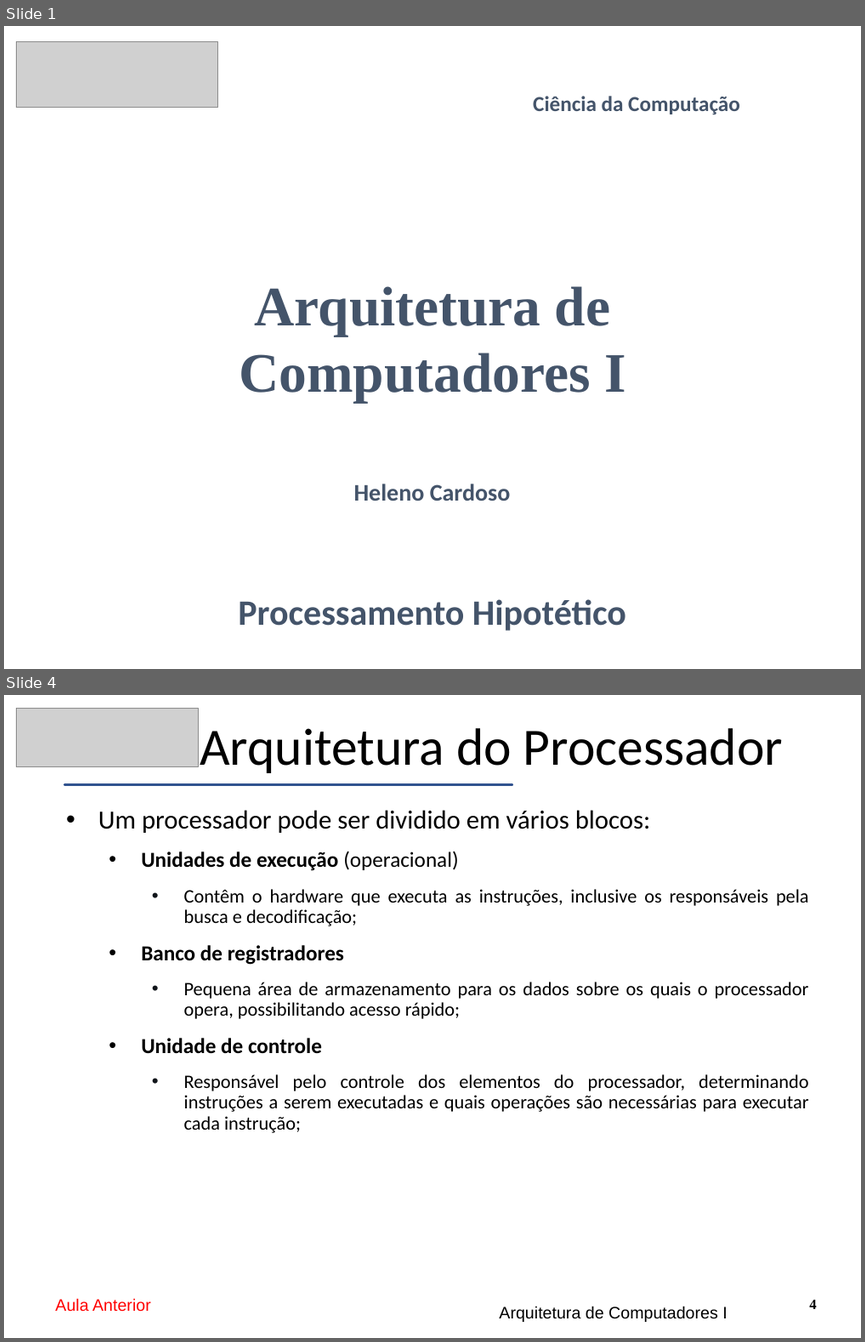
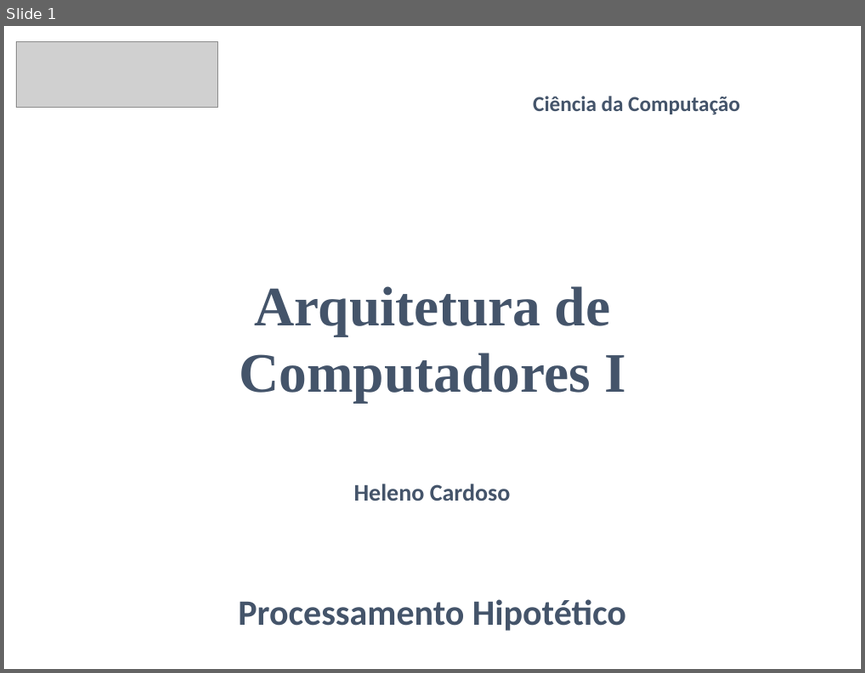
Before and after one commit to CloudEducationBrazil/WydenArquiteturaComputadores, a slide deck: 01 Classes/Aula10 - Arquitetura - Processamento Hipotético.pptx. Shown one above the other, each under a label of ours: slides 1 and 4 before the commit, slide 1 after it; the slides between them are not shown. The pictures are 865x1342 and 865x673 pixels, drawn with LibreOffice and Linux fonts; fonts in the diff are those of the drawing; grey boxes stand for pictures. Boxes give left, top, right and bottom in pixels: in the first picture for what was removed or moved away, otherwise in the second. Text is boxed around its words. In the diff, an @@ line names an element or a change of style, - is before the commit and + after.

```diff
--- a/01 Classes/Aula10 - Arquitetura - Processamento Hipotético.pptx
+++ b/01 Classes/Aula10 - Arquitetura - Processamento Hipotético.pptx
@@ slide 4 removed at (x1=4, y1=695, x2=861, y2=1338), background #FFFFFF @@
@@ picture removed at (x1=16, y1=709, x2=198, y2=767) @@
@@ title removed at (x1=200, y1=728, x2=783, y2=773) @@
-Arquitetura do Processador
@@ math minus removed at (x1=4, y1=783, x2=594, y2=787) @@
@@ text removed at (x1=98, y1=810, x2=809, y2=1133) @@
-• Um processador pode ser dividido em vários blocos:
-  • Unidades de execução (operacional)
-    • Contêm o hardware que executa as instruções, inclusive os responsáveis pela busca e decodificação;
-  • Banco de registradores
-    • Pequena área de armazenamento para os dados sobre os quais o processador opera, possibilitando acesso rápido;
-  • Unidade de controle
-    • Responsável pelo controle dos elementos do processador, determinando instruções a serem executadas e quais operações são necessárias para executar cada instrução;
@@ text removed at (x1=55, y1=1298, x2=151, y2=1311) @@
-Aula Anterior
@@ text removed at (x1=499, y1=1305, x2=726, y2=1321) @@
-Arquitetura de Computadores I
@@ page number removed at (x1=809, y1=1299, x2=816, y2=1309) @@
-4
```
Also in this commit, not shown: 25 other slides removed.
